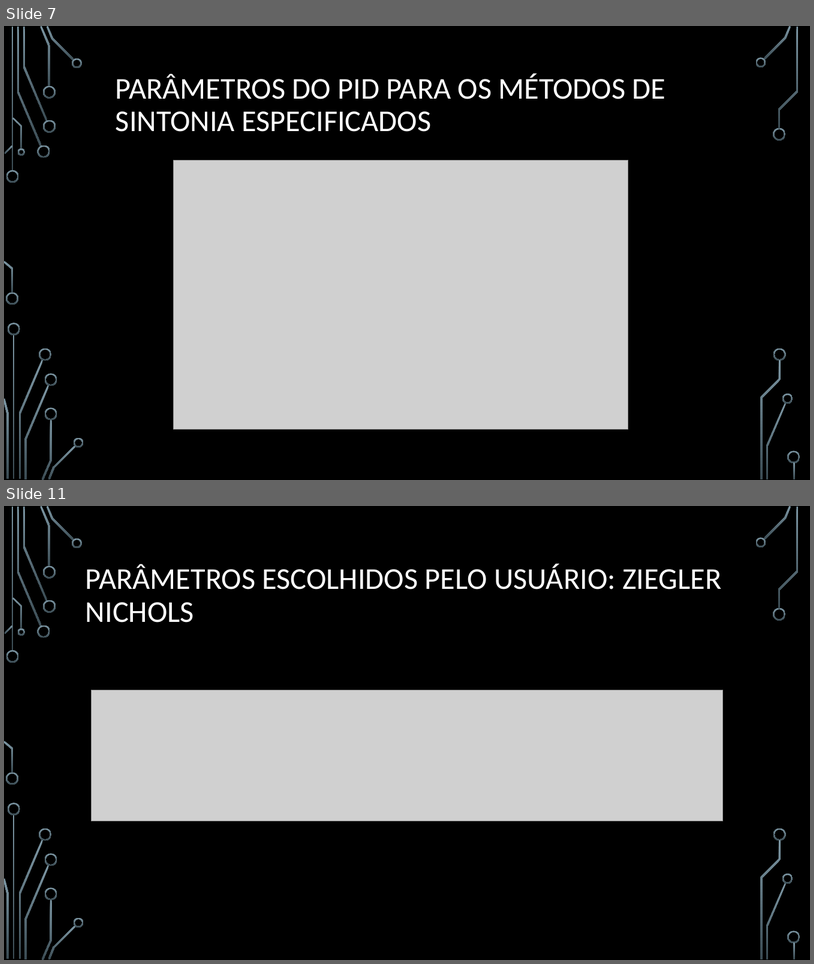
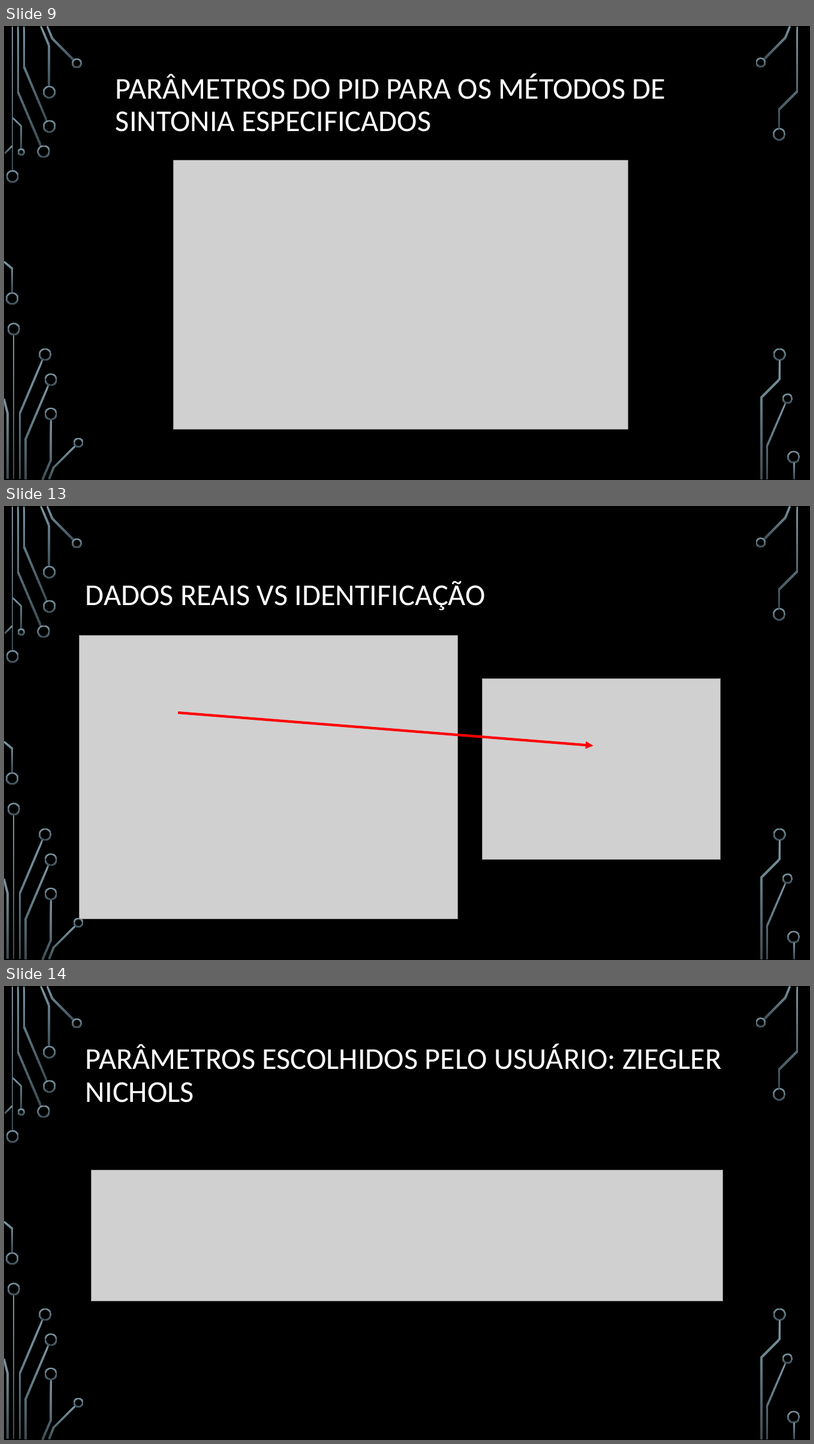
Before and after one commit to MathCarv/C213, a slide deck: documents/Trabalho de Sistemas Embarcados (C213).pptx. Shown one above the other, each under a label of ours: slides 7 and 11 before the commit, slides 9, 13 and 14 after it; the slides between them are not shown. The pictures are 814x964 and 814x1444 pixels, drawn with LibreOffice and Linux fonts; fonts in the diff are those of the drawing; grey boxes stand for pictures; background and template pictures are left out. Boxes give left, top, right and bottom in pixels: in the first picture for what was removed or moved away, otherwise in the second. Text is boxed around its words. In the diff, an @@ line names an element or a change of style, - is before the commit and + after.

```diff
--- a/documents/Trabalho de Sistemas Embarcados (C213).pptx
+++ b/documents/Trabalho de Sistemas Embarcados (C213).pptx
@@ slide 13 added at [4,506,810,960], background picture (left out); not listed: 36 template elements that a slide beside it also shows @@
@@ title added at [86,581,486,610], 36 pt, text #FFFFFF @@
+DADOS REAIS VS IDENTIFICAÇÃO
@@ picture added at [80,635,458,919] @@
@@ picture added at [483,678,720,859] @@
@@ arrow added from (178, 712) to (594, 745), #FF0000 3 pt @@
@@ what was slide 7 is now slide 9 @@
@@ what was slide 11 is now slide 14 @@
```
Also in this commit, not shown: 6 slides changed, 2 other slides added, 7 other files.
